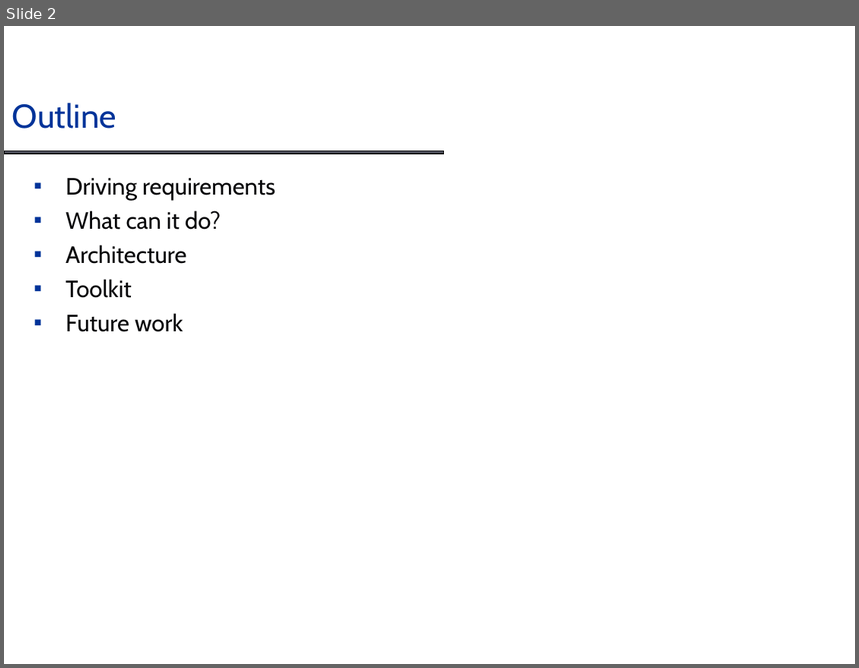
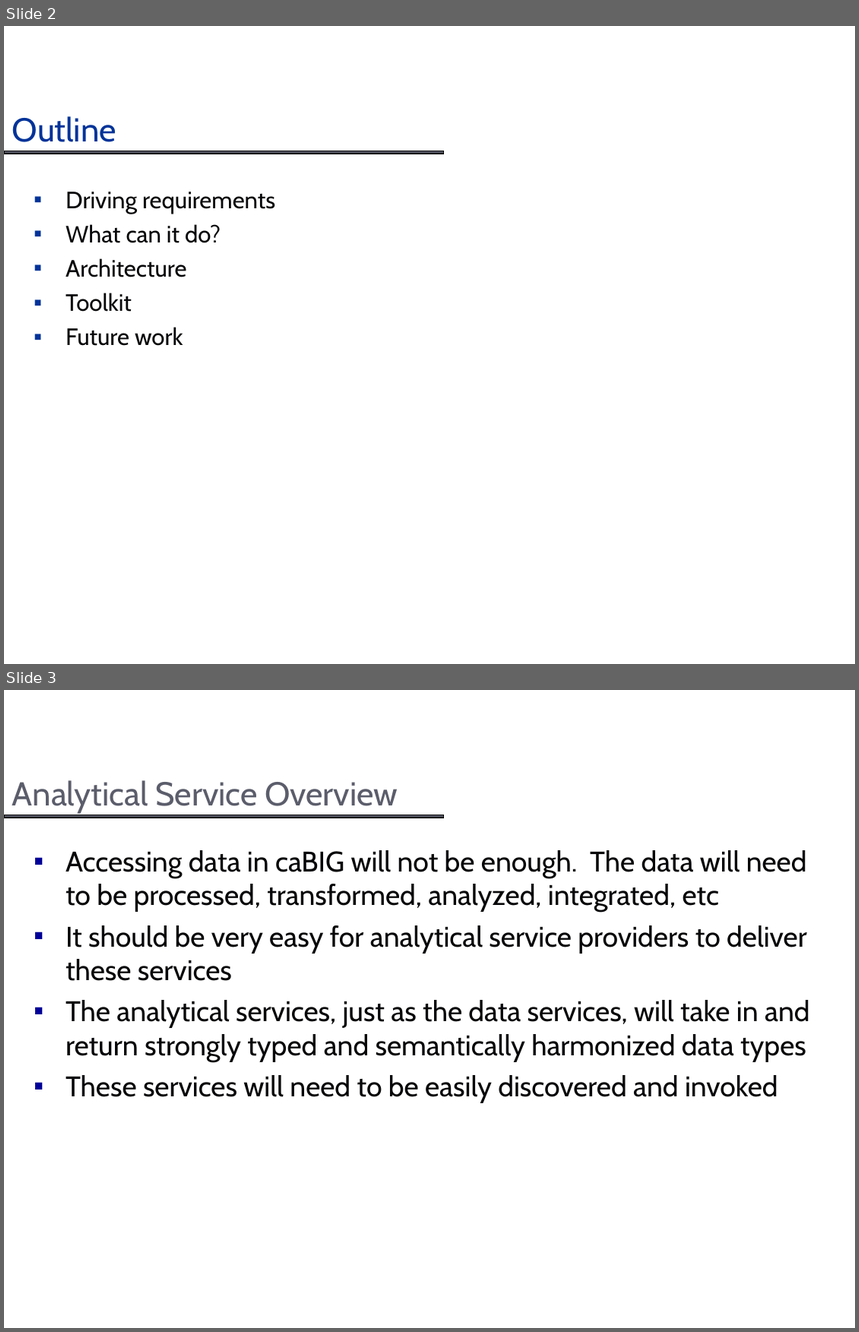
Before and after one commit to NCIP/cagrid-docs, a slide deck: presentations/introduce/Introduce_DIALOGUE2.ppt. Shown one above the other, each under a label of ours: slide 2 before the commit, slides 2 and 3 after it. The pictures are 859x668 and 859x1332 pixels, drawn with LibreOffice and Linux fonts; fonts in the diff are those of the drawing; background and template pictures are left out. Boxes give left, top, right and bottom in pixels: in the first picture for what was removed or moved away, otherwise in the second. Text is boxed around its words. In the diff, an @@ line names an element or a change of style, - is before the commit and + after.

```diff
--- a/presentations/introduce/Introduce_DIALOGUE2.ppt
+++ b/presentations/introduce/Introduce_DIALOGUE2.ppt
@@ slide 3 added at bbox=[4, 690, 855, 1328], background #FFFFFF; not listed: 1 template element that a slide beside it also shows @@
@@ title added at bbox=[12, 780, 398, 814], 28 pt, text #5B5D6B @@
+Analytical Service Overview
@@ text added at bbox=[66, 850, 810, 1103], 24 pt, text #070709 @@
+▪ Accessing data in caBIG will not be enough. The data will need to be processed, transformed, analyzed, integrated, etc
+▪ It should be very easy for analytical service providers to deliver these services
+▪ The analytical services, just as the data services, will take in and return strongly typed and semantically harmonized data types
+▪ These services will need to be easily discovered and invoked
@@ slide 2 changed as well @@
@@ title "Outline": place and size @@
-title "Outline" at bbox=[12, 103, 116, 129]
+title "Outline" at bbox=[12, 116, 116, 142]
@@ text "Driving requirements": place and size @@
-text "Driving requirements" at bbox=[66, 178, 275, 332]
+text "Driving requirements" at bbox=[66, 192, 275, 346]
```
Also in this commit, not shown: 1 other slide changed, 34 other slides added.
